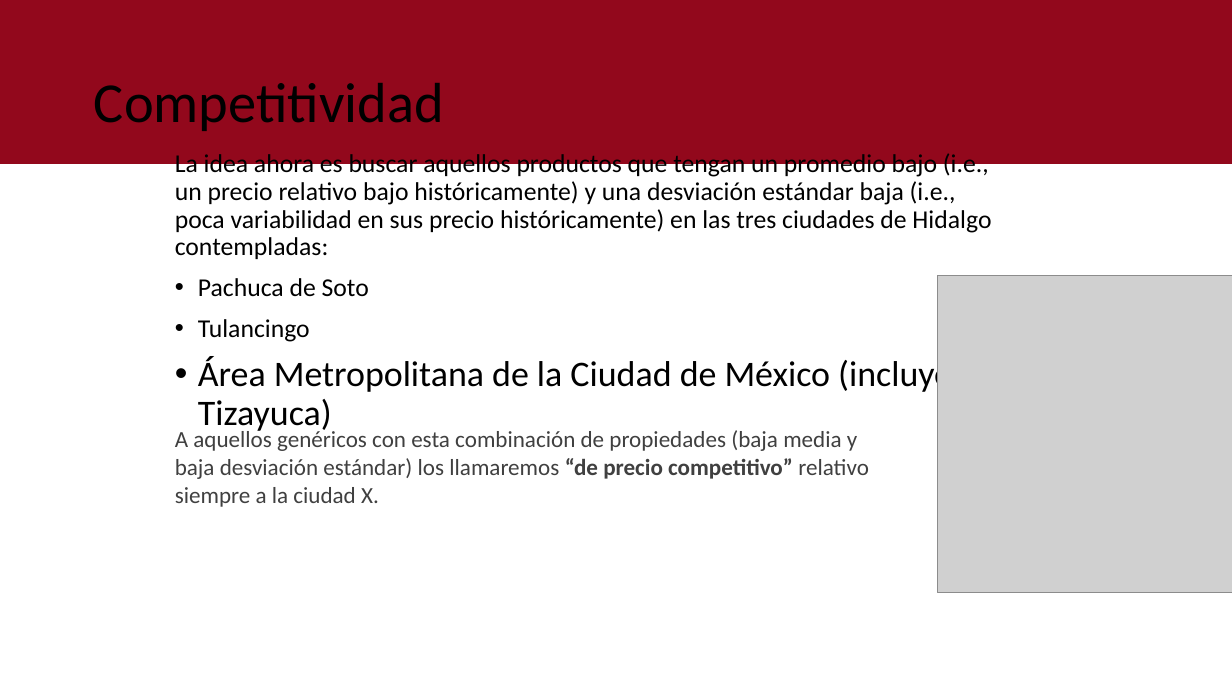
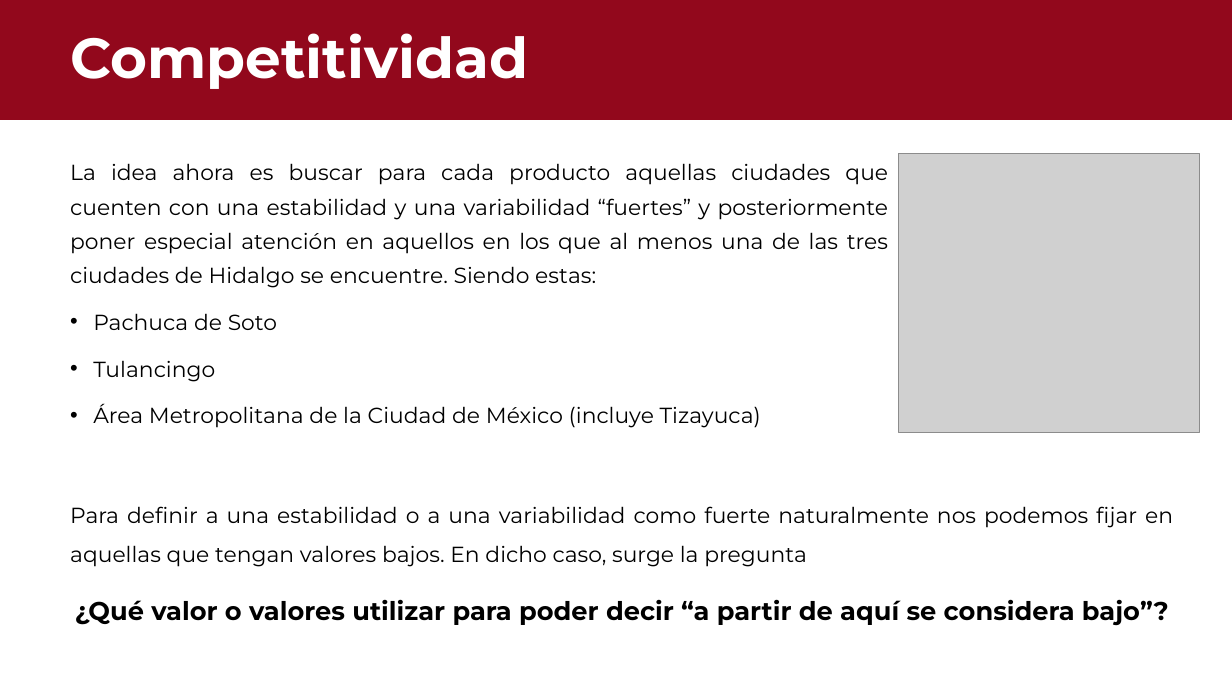
Before and after one commit to Enrique-2003SS/INPC_Regresi-n, a slide deck: slide 3 of outputs/INPC.pptx. Drawn at 1232x693 pixels with LibreOffice and Linux fonts; fonts in the diff are those of the drawing; grey boxes stand for pictures. Boxes give left, top, right and bottom in pixels: in the first picture for what was removed or moved away, otherwise in the second. Text is boxed around its words. In the diff, an @@ line names an element or a change of style, - is before the commit and + after.

```diff
--- a/outputs/INPC.pptx
+++ b/outputs/INPC.pptx
@@ rectangle: place and size @@
-rectangle at bbox=[0, 0, 1232, 163]
+rectangle at bbox=[0, 0, 1232, 119]
@@ text "Competitividad": place and size @@
-text "Competitividad" at bbox=[94, 83, 444, 131]
+text "Competitividad" at bbox=[70, 33, 528, 89]
@@ text "Competitividad" at bbox=[70, 33, 528, 89]: font Calibri to Montserrat, text colour #000000 to #FFFFFF, bold on @@
@@ text "La idea ahora es buscar ...": place and size @@
-text "La idea ahora es buscar ..." at bbox=[175, 153, 991, 434]
+text "La idea ahora es buscar ..." at bbox=[70, 163, 888, 428]
@@ text at bbox=[70, 163, 888, 288]: text changed; size 20 to 17.1 pt; font Calibri to Montserrat @@
-La idea ahora es buscar aquellos productos que tengan un promedio bajo (i.e., un precio relativo bajo históricamente) y una desviación estándar baja (i.e., poca variabilidad en sus precio históricamente) en las tres ciudades de Hidalgo contempladas:
+La idea ahora es buscar para cada producto aquellas ciudades que cuenten con una estabilidad y una variabilidad “fuertes” y posteriormente poner especial atención en aquellos en los que al menos una de las tres ciudades de Hidalgo se encuentre. Siendo estas:
@@ picture: place and size @@
-picture at bbox=[938, 275, 1232, 593]
+picture at bbox=[898, 153, 1200, 433]
@@ text at bbox=[93, 313, 761, 428]: size 20 to 17.1 pt in "Pachuca de Soto", "Tulancingo"; font Calibri to Montserrat in "Pachuca de Soto", "Tulancingo", "Área Metropolitana de la Ciudad de México ..."; size 28 to 17.1 pt in "Área Metropolitana de la Ciudad de México ..."; line spacing 0.9 to 1.3 @@
@@ text removed at bbox=[175, 428, 869, 507] @@
-A aquellos genéricos con esta combinación de propiedades (baja media y baja desviación estándar) los llamaremos “de precio competitivo” relativo siempre a la ciudad X.
@@ text added at bbox=[70, 506, 1173, 625], 17 pt, text #000000 @@
+Para definir a una estabilidad o a una variabilidad como fuerte naturalmente nos podemos fijar en aquellas que tengan valores bajos. En dicho caso, surge la pregunta
+¿Qué valor o valores utilizar para poder decir “a partir de aquí se considera bajo”?
```
Also in this commit, not shown: 8 other slides changed, 5 slides added, 3 slides removed, 1 other file.
